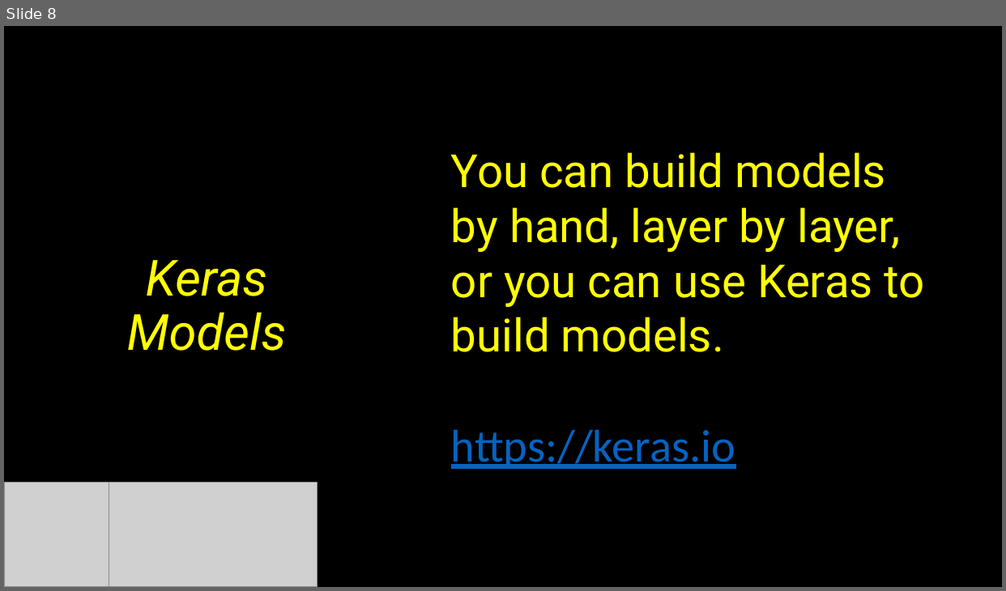
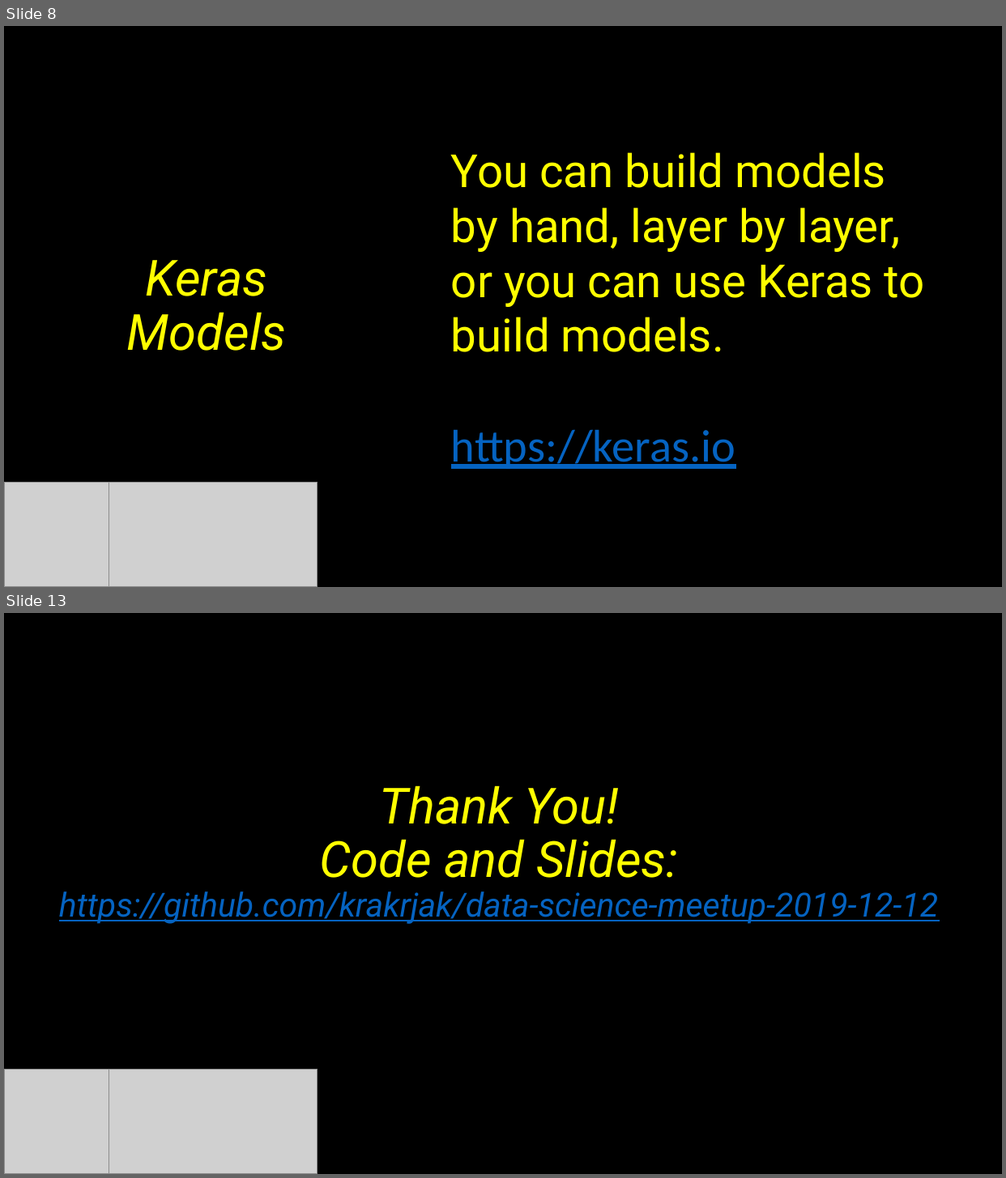
Before and after one commit to krakrjak/data-science-meetup-2019-12-12, a slide deck: TensorFlow For The Masses.pptx. Shown one above the other, each under a label of ours: slide 8 before the commit, slides 8 and 13 after it; the slides between them are not shown. The pictures are 1006x591 and 1006x1178 pixels, drawn with LibreOffice and Linux fonts; fonts in the diff are those of the drawing; grey boxes stand for pictures. Boxes give left, top, right and bottom in pixels: in the first picture for what was removed or moved away, otherwise in the second. Text is boxed around its words. In the diff, an @@ line names an element or a change of style, - is before the commit and + after.

```diff
--- a/TensorFlow For The Masses.pptx
+++ b/TensorFlow For The Masses.pptx
@@ slide 13 added at <box>4,613,1002,1174</box>, background #000000 @@
@@ title added at <box>59,786,938,924</box>, 32 pt, text #0563C1, italic, underline @@
+Thank You!
+Code and Slides:
+https://github.com/krakrjak/data-science-meetup-2019-12-12
@@ picture added at <box>4,1069,109,1174</box> @@
@@ picture added at <box>109,1069,317,1174</box> @@
```
Also in this commit, not shown: 4 other slides added, 1 other file.
